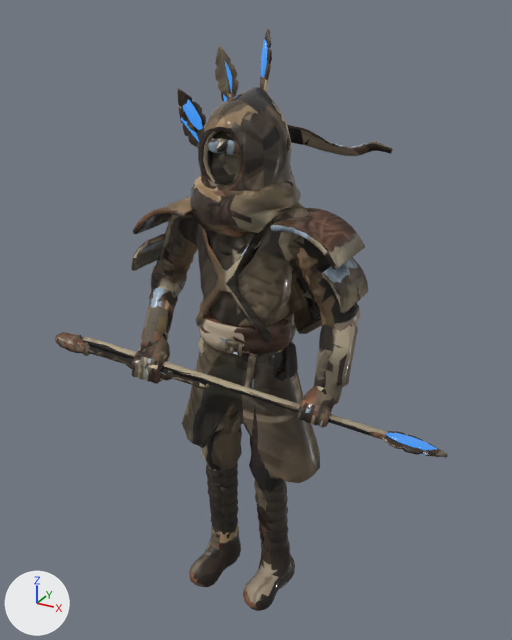
Before and after pictures for a commit that changed the glTF model games/vale/art/out/fighters/ulkro/ulkro.glb.
Camera for both pictures: a 50 mm camera at (1.104, -1.938, 2.084) aimed at (0.029, 0.017, 1.107). The axes (+X, +Y, +Z) are drawn at lower left. The lights are the same throughout. The first picture is the older version. Vertices at exactly the same position are counted once.

The first picture shows 'ulkro', 'ulkro_accent'.
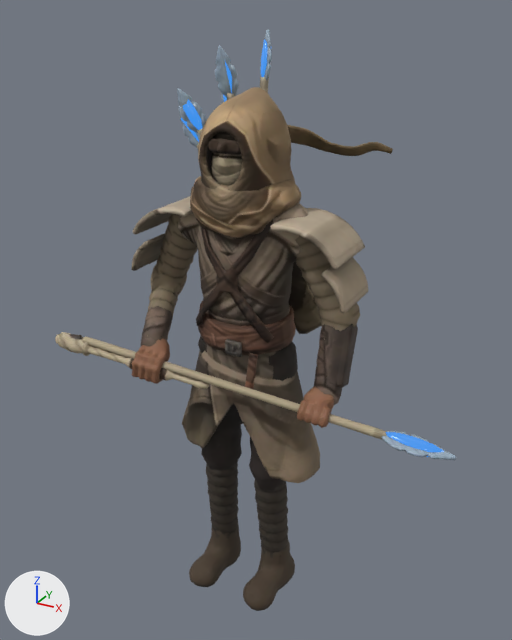
Patch to the scene script:
```diff
--- a/games/vale/art/out/fighters/ulkro/ulkro.glb.py
+++ b/games/vale/art/out/fighters/ulkro/ulkro.glb.py
@@ me_ulkro @@
 # used by ob_ulkro; location = (0.0, 0.0, 0.0)
-me_ulkro.from_pydata(...)  # 10008 vertices, 20267 faces; spans x -0.61..0.74, y -0.31..0.3, z 0.0..2.02
+me_ulkro.from_pydata(...)  # 10008 vertices, 20267 faces; spans x -0.61..0.77, y -0.31..0.3, z 0.0..2.02
+# me_ulkro part 1: 86 of 10008 vertices moved; they spanned x 0.54..0.74, y -0.14..-0.04, z 0.83..0.88 and now span x 0.54..0.77, y -0.14..-0.04, z 0.83..0.88; mean shift (0.01, 0.0, 0.0); largest move (0.64, -0.13, 0.86) -> (0.64, -0.04, 0.86)
+# me_ulkro part 2: 20028 kept faces spanning x -0.61..0.77, y -0.31..0.3, z 0.0..2.02 get new texture (UV) coordinates
 me_ulkro.materials.append(mat_body)
@@ me_ulkro_accent @@
 # used by ob_ulkro_accent; location = (0.0, 0.0, 0.0)
-me_ulkro_accent.from_pydata(...)  # 351 vertices, 999 faces; spans x -0.362..0.709, y -0.116..0.275, z 0.836..1.992
+me_ulkro_accent.from_pydata(...)  # 352 vertices, 999 faces; spans x -0.362..0.73, y -0.117..0.275, z 0.832..1.992
+# me_ulkro_accent part 3: the loose piece of 21 vertices spanning x 0.549..0.709, y -0.116..-0.064, z 0.85..0.881 is rebuilt with 20 vertices and now spans x 0.55..0.73, y -0.117..-0.061, z 0.847..0.883
+# other edits to the shape of me_ulkro_accent do not show in these pictures
 me_ulkro_accent.materials.append(mat_accent)
```

What differs and where, as boxes [x1, y1, x2, y2] in the pictures (512 x 640 px; the box of a moved part takes in the faces that stretch with it):
'ulkro', reshaped
    before: [55, 29, 448, 611]
    after: [55, 29, 457, 611]
'ulkro_accent', reshaped
    before: [181, 39, 437, 455]
    after: [181, 39, 444, 457]
part 1 of me_ulkro, moved or reshaped
    before: [382, 431, 448, 458]
    after: [382, 431, 457, 460]
part 2 of me_ulkro, surface changed
    before: [55, 29, 448, 611]
    after: [55, 29, 457, 611]
part 3 of me_ulkro_accent, rebuilt (13% wider, 17% taller)
    before: [386, 433, 437, 450]
    after: [386, 432, 444, 452]
